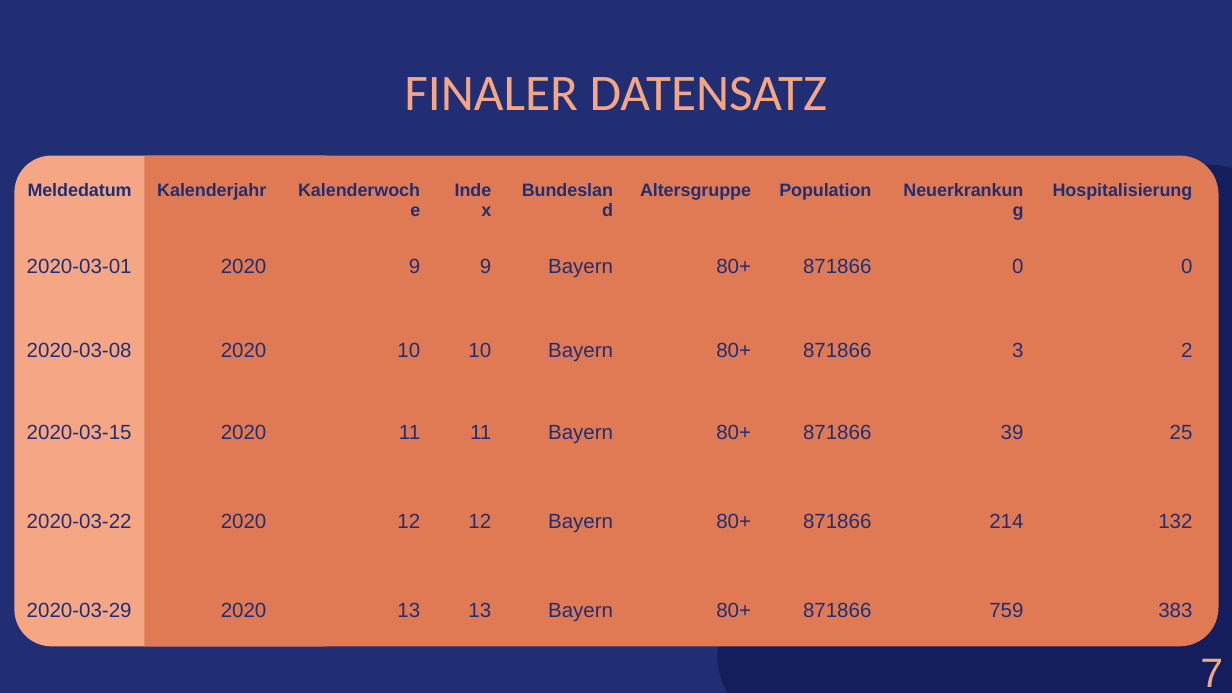
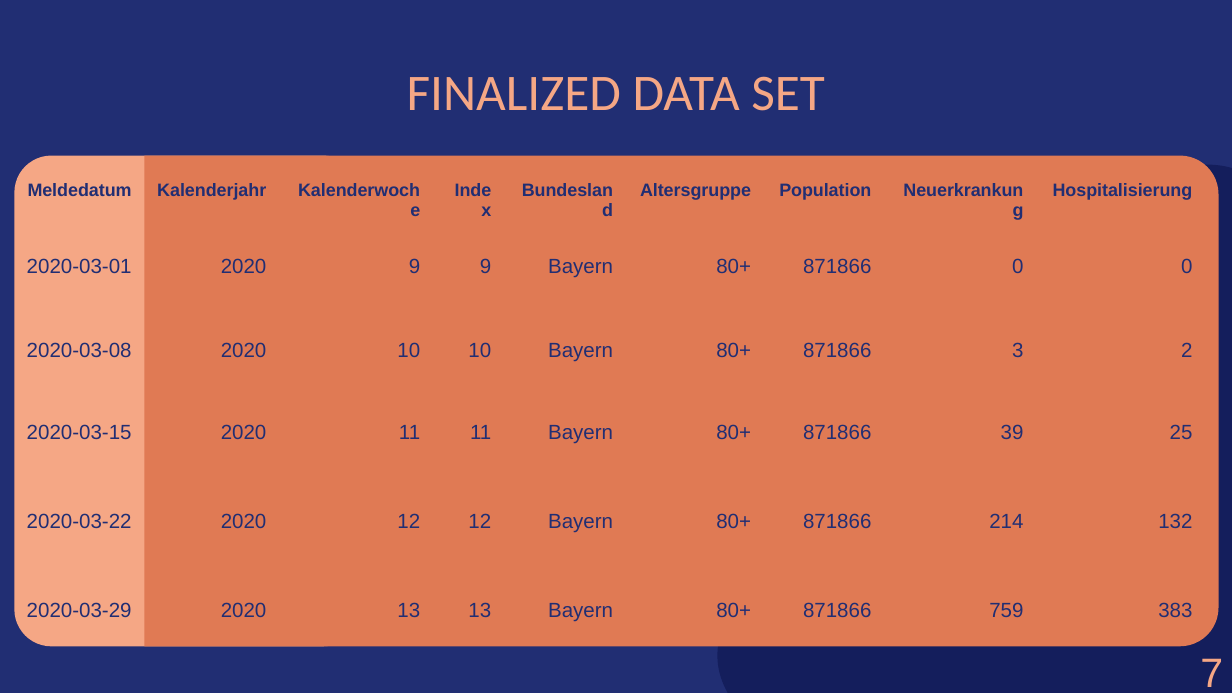
Before and after one commit to amarquard089/Covid19-Hospitalisierungsrate, a slide deck: slide 13 of Praesentation/COVID-19 Hospitalisierungsrate.pptx. Drawn at 1232x693 pixels with LibreOffice and Linux fonts; fonts in the diff are those of the drawing. Boxes give left, top, right and bottom in pixels: in the first picture for what was removed or moved away, otherwise in the second. Text is boxed around its words. In the diff, an @@ line names an element or a change of style, - is before the commit and + after.

```diff
--- a/Praesentation/COVID-19 Hospitalisierungsrate.pptx
+++ b/Praesentation/COVID-19 Hospitalisierungsrate.pptx
@@ title at (407,76,825,111): text changed @@
-FINALER DATENSATZ
+FINALIZED DATA SET
```
Also in this commit, not shown: 22 other slides changed, 1 slide added, 1 slide removed, 36 other files.
